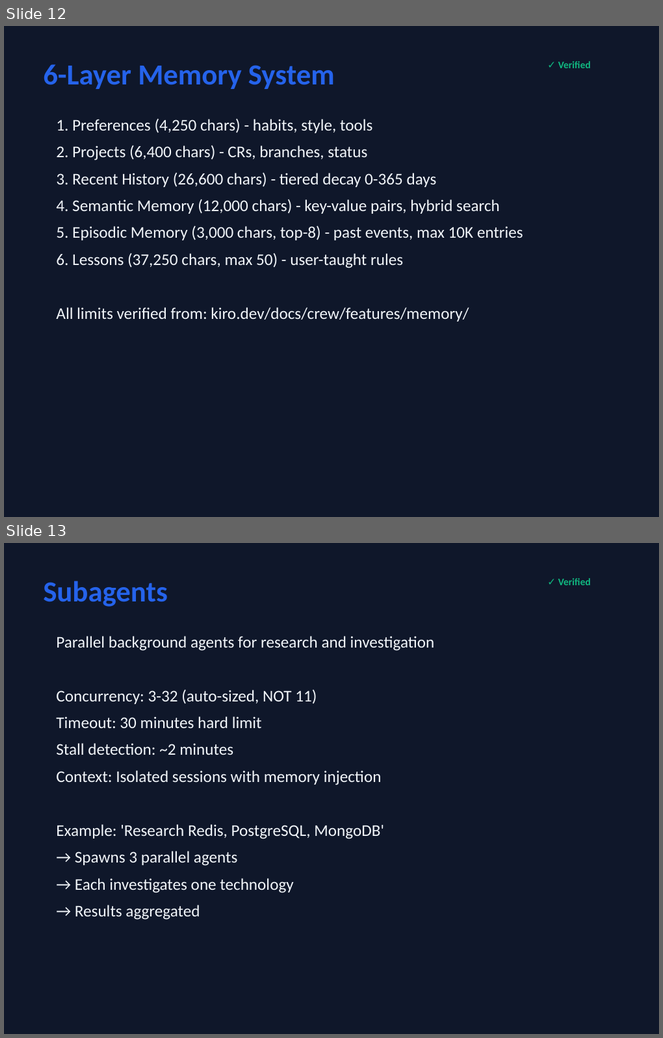
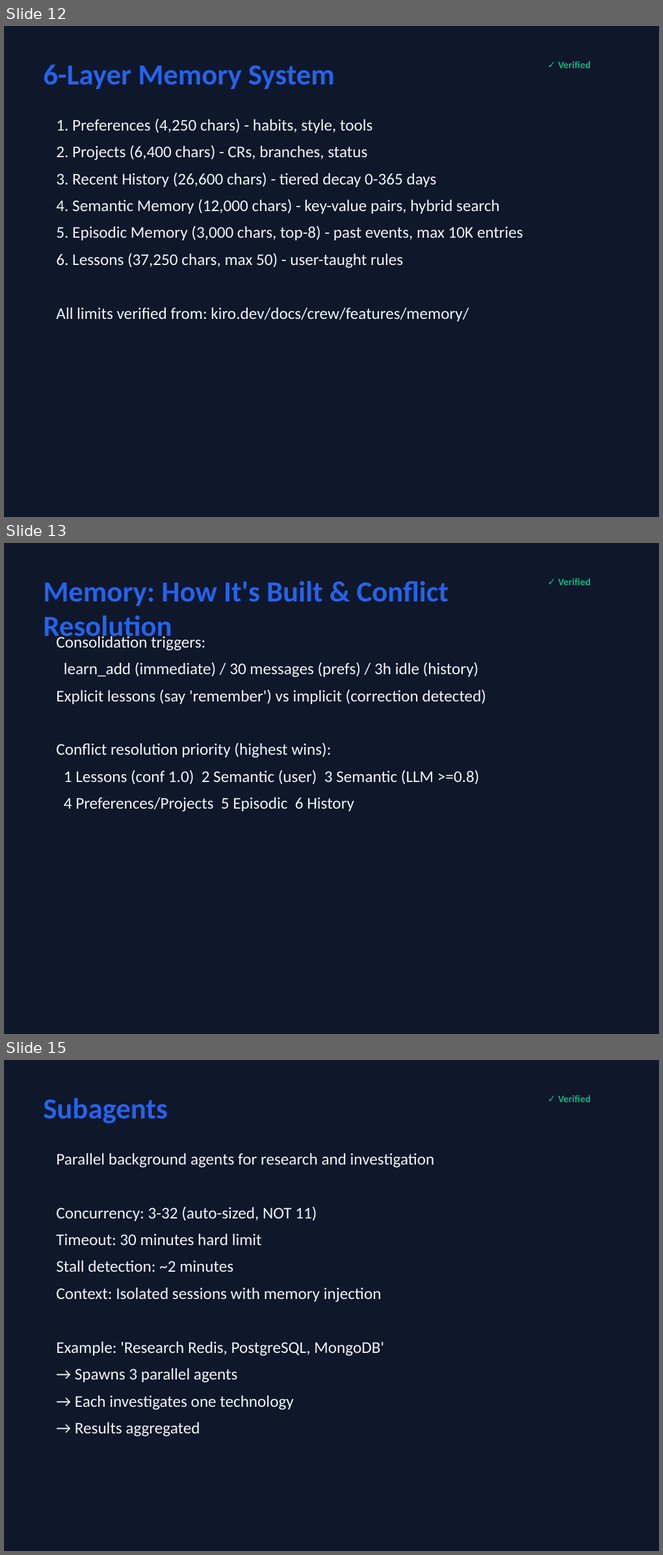
Before and after one commit to timwukp/Kiro-Crew-Training, a slide deck: kiro-crew-training.pptx. Shown one above the other, each under a label of ours: slides 12 and 13 before the commit, slides 12, 13 and 15 after it; the slides between them are not shown. The pictures are 663x1038 and 663x1555 pixels, drawn with LibreOffice and Linux fonts; fonts in the diff are those of the drawing. Boxes give left, top, right and bottom in pixels: in the first picture for what was removed or moved away, otherwise in the second. Text is boxed around its words. In the diff, an @@ line names an element or a change of style, - is before the commit and + after.

Commit message:
Deepen Memory section: consolidation paths, conflict-resolution priority, context assembly, channel-aware memory, teaching/dashboard management (per docs/crew/features/memory); pptx 40->42 slides

```diff
--- a/kiro-crew-training.pptx
+++ b/kiro-crew-training.pptx
@@ slide 13 added at bbox=[4, 543, 659, 1034], background #0F172A @@
@@ text added at bbox=[43, 581, 449, 644], 32 pt, text #2563EB, bold @@
+Memory: How It's Built & Conflict Resolution
@@ text added at bbox=[558, 578, 591, 585], 11 pt, text #10B981, bold @@
+✓ Verified
@@ text added at bbox=[56, 634, 487, 812], 18 pt, text #F1F5F9 @@
+Consolidation triggers:
+learn_add (immediate) / 30 messages (prefs) / 3h idle (history)
+Explicit lessons (say 'remember') vs implicit (correction detected)
+Conflict resolution priority (highest wins):
+1 Lessons (conf 1.0) 2 Semantic (user) 3 Semantic (LLM >=0.8)
+4 Preferences/Projects 5 Episodic 6 History
@@ what was slide 13 is now slide 15 @@
```
Also in this commit, not shown: 1 other slide added, 2 other files.
